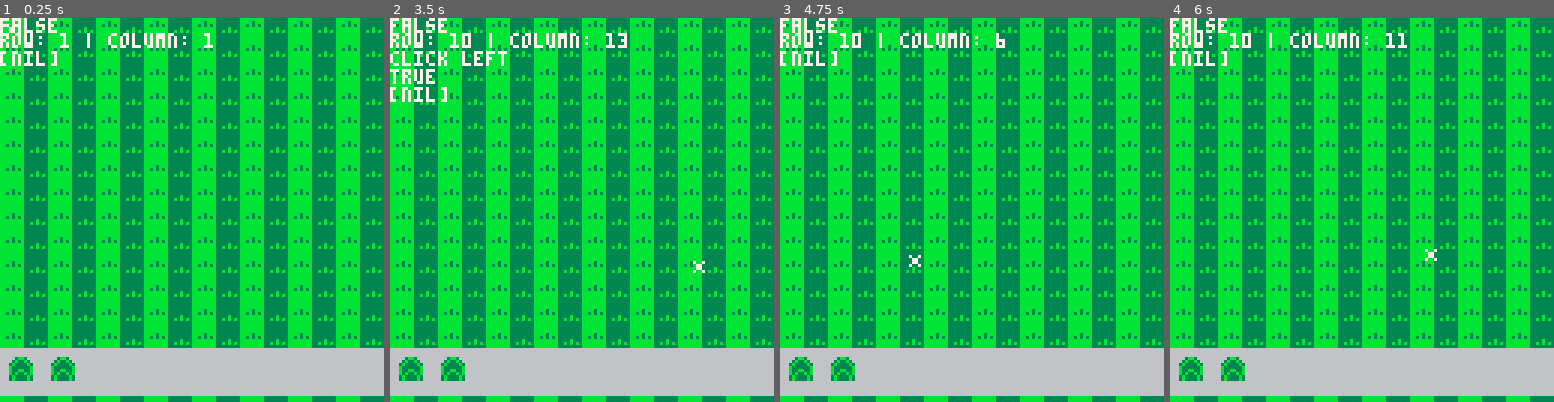
Above: before the commit, frames 1-4 (left to right).
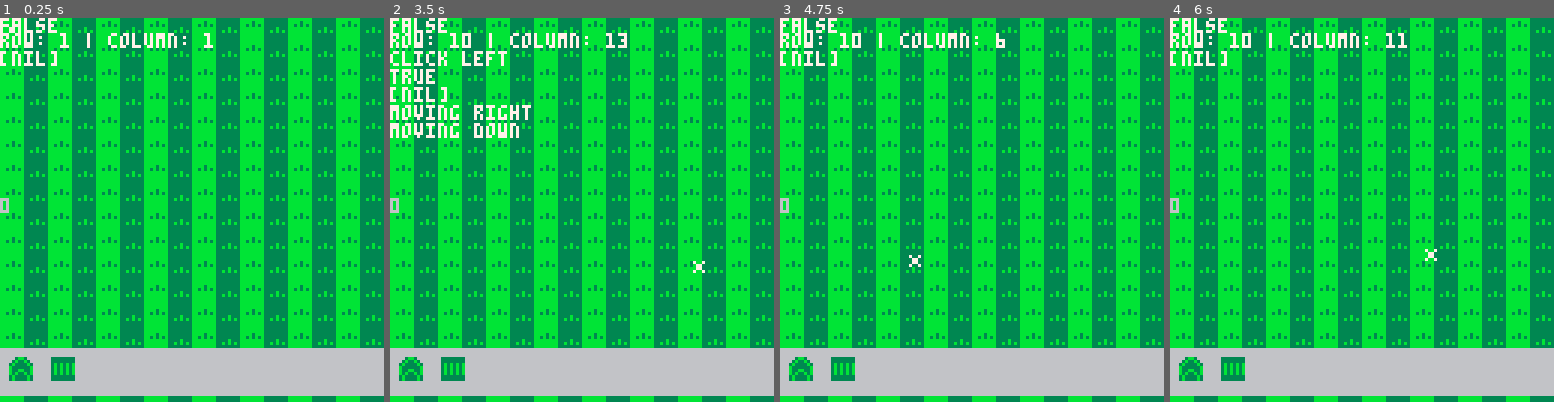
Above: after the commit, the same moments.

Repository: alainpuron/pico-8
Game: PICO-8 cartridge city_builder.p8
Two runs of this game, one before a commit and one after it. Both use one fixed random seed, a clock stepped at 60 frames per second and the inputs below.
Inputs (mouse positions are in pixels of both pictures, inside the frame that each line leads up to):
- Up to frame 1 (0.25 s): no input
- Up to frame 2 (3.5 s): click (670, 121) at 0.67 s; click (436, 267) at 1.22 s; click (497, 114) at 1.77 s; click (562, 259) at 2.32 s; click (624, 106) at 2.87 s; click (685, 256) at 3.42 s
- Up to frame 3 (4.75 s): click (841, 102) at 3.97 s; click (902, 248) at 4.52 s
- Up to frame 4 (6 s): click (1354, 94) at 5.07 s; click (1419, 244) at 5.62 s

The runs differ from the first frame. In frame 1, 0.3% of the frame differs, in the area x 0-20%, y 46-95%; in frame 2, 1.5%, in the area x 0-37%, y 22-95%; in frame 3, 0.3%; in frame 4, 0.3%.

Commit message:
Add files via upload

Diff:
--- a/city_builder.p8
+++ b/city_builder.p8
@@ -14,6 +14,7 @@
 	marker_init()
 	confirm_init()
 	const_init()
+	road_init()
 
 end
 
@@ -21,7 +22,15 @@
 
 	mouse_update(mouse)
 	over_menu(mouse)
-	const_update(build,mouse)
+
+
+		const_update(build,mouse)
+
+
+		build_road(road,mouse)
+
+
+
 
 end
 
@@ -32,12 +41,11 @@
 	draw_base_map(base_map)
 	sel_menu_draw(mouse)
  draw_in_base(mouse,base_map,marker)
-
 	marker_draw(marker)
-
 	confirm_draw(options)
-
 	const_draw(build)
+	draw_road(road)
+
 
 	-- prints --
 
@@ -79,6 +87,8 @@
 
 	}
 
+	prev_mouse = {x = 0, y = 0}
+
 end
 
 function mouse_update(mouse)
@@ -94,10 +104,14 @@
 
 function mouse_draw(mouse)
 	spr(mouse.sprite,mouse.x,mouse.y,1,1)
+
+
+	mouse_direction(mouse)
+
+
 end
 
 function mouse_click(mouse)
-
 		left_click = false
 		right_click = false
 
@@ -112,14 +126,14 @@
 
 		-- if right click
 		if mouse.click == 2 then
-						print('click right')
 						right_click = true
-						print(right_click)
+						-- delete placed buildings
+						destroy_build(build,mouse)
 		end
 
 end
 
--- whcih column and row is the mouse over
+-- which column and row is the mouse over
 function mouse_over_tile(mouse)
 
 		tile_x = flr(mouse.x / 8) +	1
@@ -127,6 +141,48 @@
 
 		--	print(base_map[tile_y][tile_x])
   print("row: "..tile_y.." | column: "..tile_x, 0, 5, 7)
+
+end
+
+function mouse_direction(mouse)
+
+	local tile_x = flr(mouse.x / 8) +	1
+	local 	tile_y = flr(mouse.y / 8) + 1
+
+	move_right = false
+	move_left = false
+	move_up = false
+	move_down = false
+
+
+	dx = tile_x - prev_mouse.x
+	dy = tile_y - prev_mouse.y
+
+
+-- detect direction
+    if dx > 0 then
+        print("moving right")
+        move_right = true
+
+    elseif dx < 0 then
+        print("moving left")
+        	move_left = true
+
+    end
+
+    if dy > 0 then
+        print("moving down")
+        	move_down = true
+
+    elseif dy < 0 then
+        print("moving up")
+        move_up = true
+    end
+
+    -- update previous position
+    prev_mouse.x = tile_x
+    prev_mouse.y = tile_y
+
 
 end
 -->8
@@ -189,7 +245,7 @@
 	select_menu = {
 
 	{sprite = 22,x=0,y=0,h=1,w=1},	--house
-	{sprite = 22,x=0,y=0,h=1,w=1}		--house
+	{sprite = 21,x=0,y=0,h=1,w=1}		--house
 
 	}
 
@@ -320,6 +376,7 @@
 function marker_draw(marker)
 
 	    for ma in all(marker) do
+	    		--	spr(ma.sprite,ma.x * 6,ma.y * 8,1,1)
 	    	  base_map[ma.y][ma.x] = ma.sprite
 	    end
 
@@ -470,42 +527,149 @@
 -- draws all the constructions
 function const_draw(build)
 
-
     for c in all(build) do
     	  base_map[c.y][c.x] = c.sp
     end
 
-end
-…(33 lines of a section not shown)…
+    -- how many buildings
+    print(count(build),0,60)
+
+end
+-->8
+-- destroy builds --
+
+
+-- deletes buildings
+function destroy_build(build,mouse)
+
+	local	tile_x = flr(mouse.x / 8) +	1
+	local tile_y = flr(mouse.y / 8) + 1
+
+		for b in all(build) do
+
+				if tile_x == b.x and tile_y == b.y then
+
+							-- sets base map to grass
+							base_map[b.y][b.x] = 16
+							del(build, b)
+
+				end
+
+		end
+
+
+end
+-->8
+-- road building --
+function road_init()
+
+	road = {}
+
+end
+
+function build_road(road,mouse)
+
+		local tile_x = flr(mouse.x / 8) + 1
+ 	local tile_y = flr(mouse.y / 8) + 1
+
+
+	if can_be_placed() and not list_has(build,mouse) then
+
+			add(road,	{
+					x = tile_x,
+					y = tile_y,
+					sprite = 49, -- road sprite
+
+				mx = move_right and 1 or (move_left and -1 or 0),
+    my = move_down and 1 or (move_up and -1 or 0)
+
+				})
+
+	end
+
+end
+
+function draw_road(road)
+
+	 for r in all(road) do
+    	 --base_map[r.y][r.x] = r.sp
+				spr(r.sprite, r.x * 8, r.y * 8, 1, 1, r.mx == -1, r.my == -1)
+  end
+
+end
+…(65 lines of a section not shown)…
+__gff__
+0000000000000000000000000000000000000000000000000000000000000000000000000000000000000000000000000000000000000000000000000000000000010201020000000000000000000000000000000000000000000000000000000000000000000000000000000000000000000000000000000000000000000000
+0000000000000000000000000000000000000000000000000000000000000000000000000000000000000000000000000000000000000000000000000000000000000000000000000000000000000000000000000000000000000000000000000000000000000000000000000000000000000000000000000000000000000000
+__map__
+0000000000000000000000000000000000000000000000000000000000000000000000000000000000000000000000000000000000000000000000000000000000000000000000000000000000000000000000000000000000000000000000000000000000000000000000000000000000000000000000000000000000000000
+0000000000000000000000000000000000000000000000000000000000000000000000000000000000000000000000000000000000000000000000000000000000000000000000000000000000000000000000000000000000000000000000000000000000000000000000000000000000000000000000000000000000000000
+0000000000000000000000000000000000000000000000000000000000000000000000000000000000000000000000000000000000000000000000000000000000000000000000000000000000000000000000000000000000000000000000000000000000000000000000000000000000000000000000000000000000000000
+0000000000000000000000000000000000000000000000000000000000000000000000000000000000000000000000000000000000000000000000000000000000000000000000000000000000000000000000000000000000000000000000000000000000000000000000000000000000000000000000000000000000000000
+00000000004b4c4b4c0000000000000000000000000000000000000000000000000000000000000000000000000000000000000000000000000000000000000000000000000000000000000000000000000000000000000000000000000000000000000000000000000000000000000000000000000000000000000000000000
+00000000005b4b4c5c0000000000000000000000000000000000000000000000000000000000000000000000000000000000000000000000000000000000000000000000000000000000000000000000000000000000000000000000000000000000000000000000000000000000000000000000000000000000000000000000
+0000000000005b5c000000000000000000000000000000000000000000000000000000000000000000000000000000000000000000000000000000000000000000000000000000000000000000000000000000000000000000000000000000000000000000000000000000000000000000000000000000000000000000000000
Not shown, changed: 64 lines of the sprite sheet (__gfx__) section of city_builder.p8
